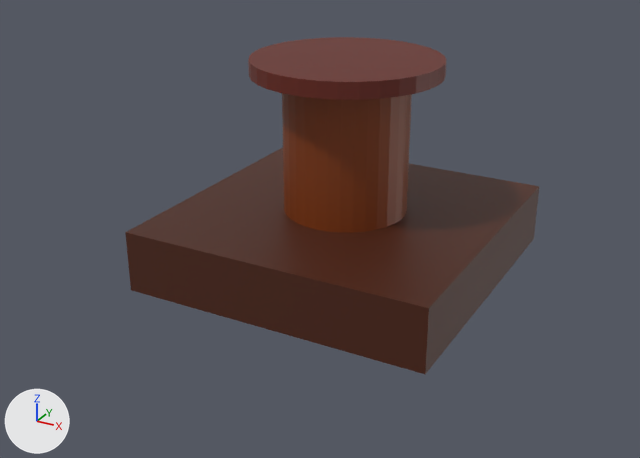
Two versions of the glTF model chess-game/Assets/Cases/case_tour.glb, one commit apart.
The view is the same before and after, from a 50 mm camera at (1.223, -2.395, 1.202) aimed at (-0.031, -0.114, 0.062). The axes (+X, +Y, +Z) are drawn at lower left. The lights are the same throughout. The picture after the commit comes second. Where no turn or scale is listed for an object, it has been applied to the vertices.

Objects in the first picture: 'Cylindre', 'Cylindre.001', 'case_mur'.
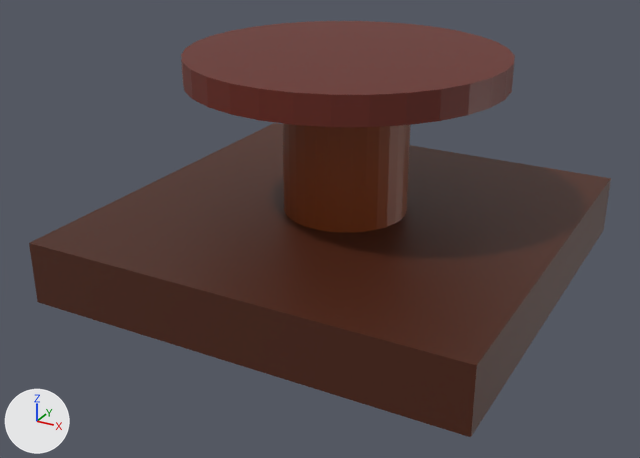
The change, as a diff of the scene's bpy script:
```diff
--- a/chess-game/Assets/Cases/case_tour.glb.py
+++ b/chess-game/Assets/Cases/case_tour.glb.py
@@ ob_case_mur @@
 ob_case_mur.location = (0.0, 0.0, 0.0)
-ob_case_mur.scale = (0.5, 0.5, 0.1)
+ob_case_mur.scale = (0.7, 0.7, 0.1)
@@ ob_cylindre_001 @@
 ob_cylindre_001.location = (0.0, 0.0, 0.57)
-ob_cylindre_001.scale = (0.3, 0.3, 0.025)
+ob_cylindre_001.scale = (0.5, 0.5, 0.0426)
```

Boxes (x1, y1, x2, y2) around the edits, measured in the pictures (640 x 458 px):
'case_mur', rescaled (40% wider, 39% taller)
    before: (125, 148, 539, 374)
    after: (29, 123, 611, 437)
'Cylindre.001', rescaled (68% wider, 67% taller)
    before: (248, 37, 446, 100)
    after: (181, 21, 515, 127)
